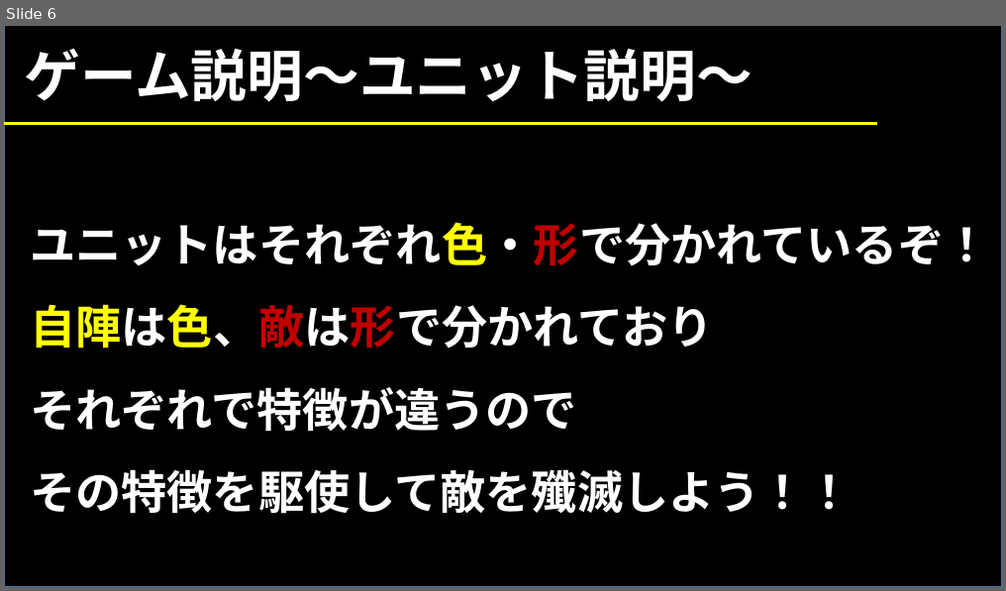
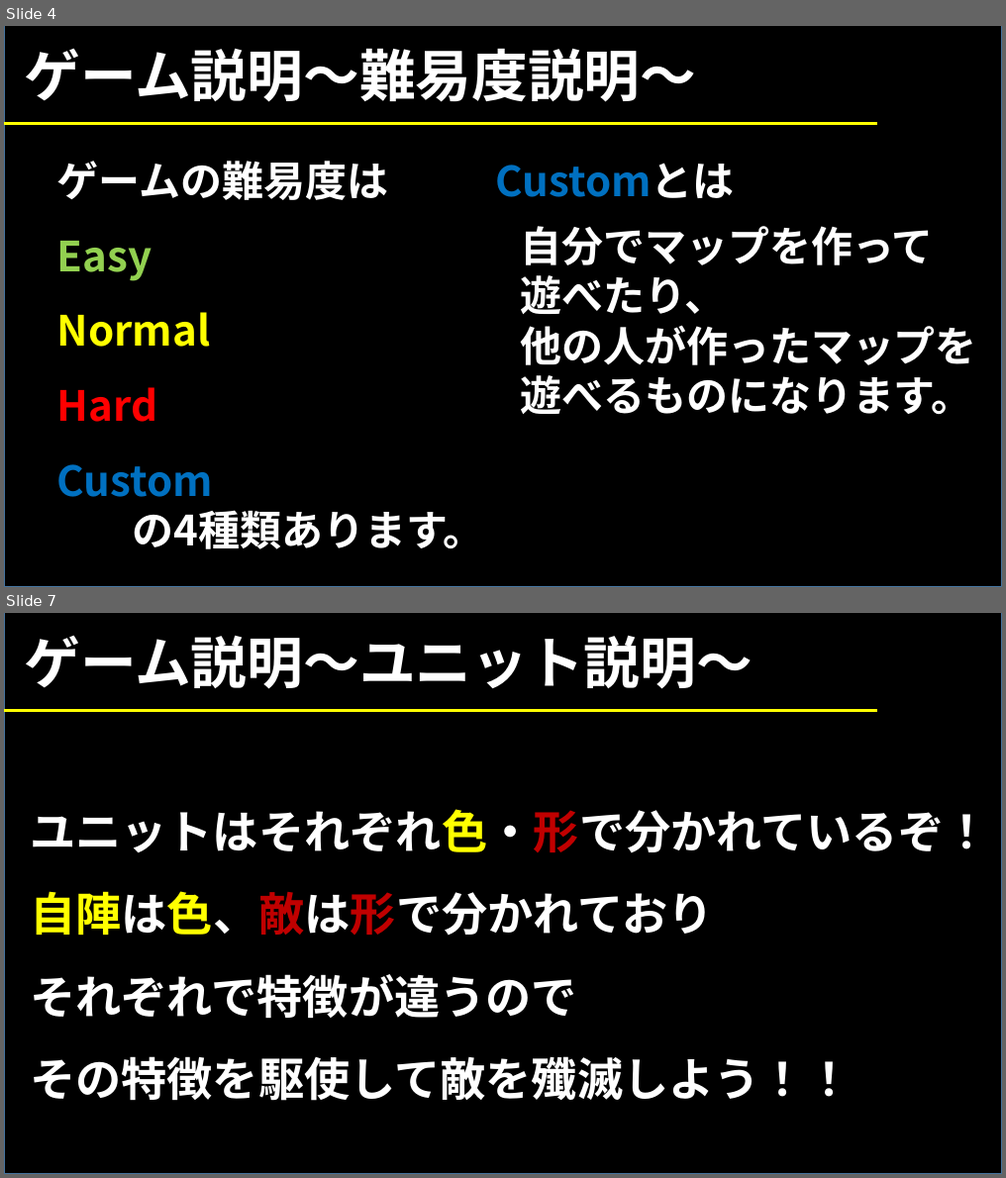
Before and after one commit to 1816023/AGS2021Summer, a slide deck: 仮.pptx. Shown one above the other, each under a label of ours: slide 6 before the commit, slides 4 and 7 after it; the slides between them are not shown. The pictures are 1006x591 and 1006x1178 pixels, drawn with LibreOffice and Linux fonts; fonts in the diff are those of the drawing. Boxes give left, top, right and bottom in pixels: in the first picture for what was removed or moved away, otherwise in the second. Text is boxed around its words. In the diff, an @@ line names an element or a change of style, - is before the commit and + after.

```diff
--- a/仮.pptx
+++ b/仮.pptx
@@ slide 4 added at (4, 26, 1002, 587), background #FFFFFF @@
@@ rectangle added at (4, 26, 1002, 587), fill #000000, outline #43739E 1 pt @@
@@ text added at (25, 48, 697, 102), 54 pt, text #FFFFFF, bold @@
+ゲーム説明～難易度説明～
@@ line added from (4, 124) to (877, 124), #FFFF00 3 pt @@
@@ text added at (57, 161, 485, 550), 40 pt, text #FFFFFF, bold @@
+ゲームの難易度は
+Easy
+Normal
+Hard
+Custom
+の4種類あります。
@@ text added at (496, 163, 735, 198), 40 pt, text #0070C0, bold @@
+Customとは
@@ text added at (520, 226, 977, 414), 40 pt, text #FFFFFF, bold @@
+自分でマップを作って
+遊べたり、
+他の人が作ったマップを
+遊べるものになります。
@@ what was slide 6 is now slide 7 @@
```
Also in this commit, not shown: 4 slides changed, 6 other slides added, 10 slides removed.
